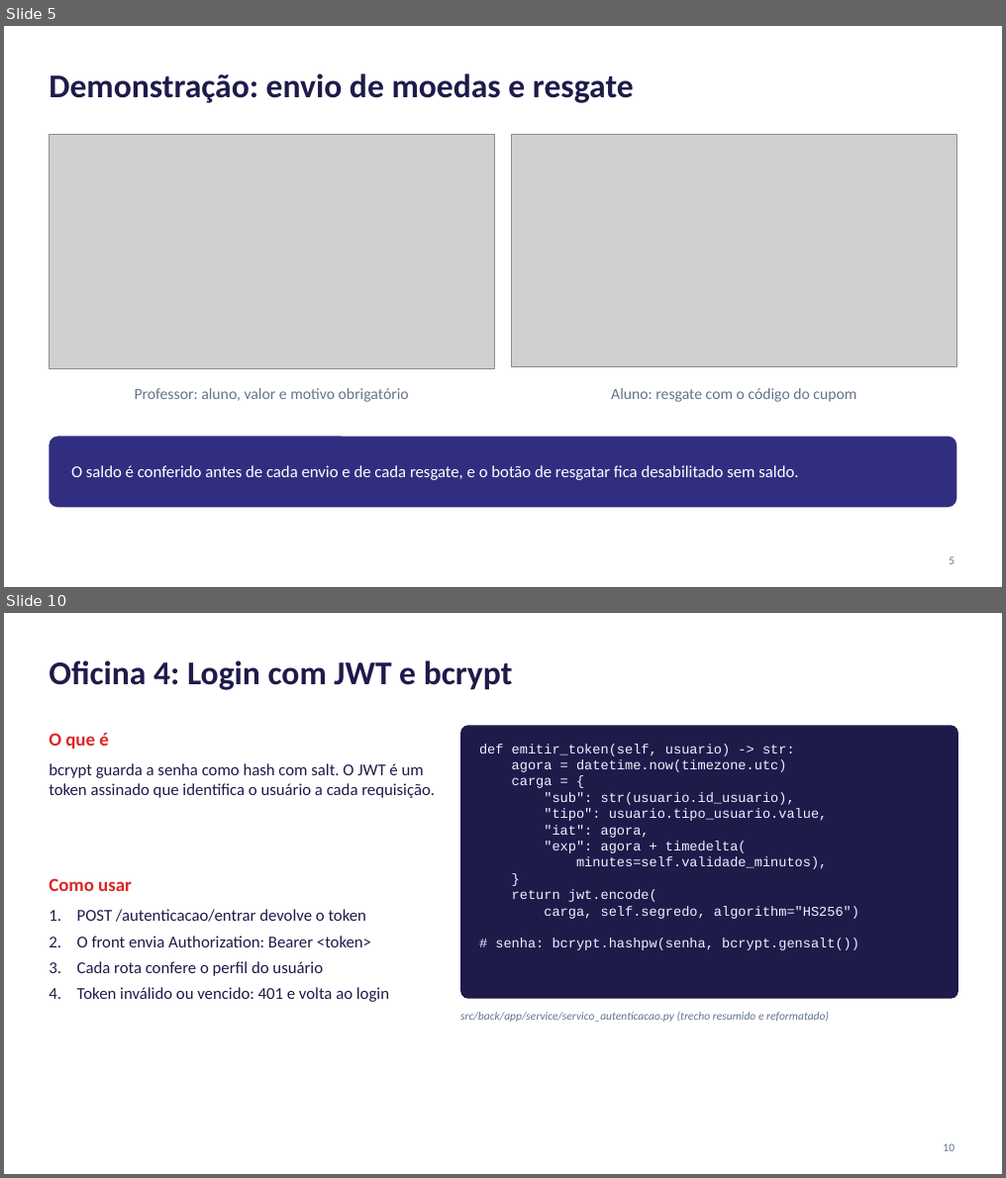
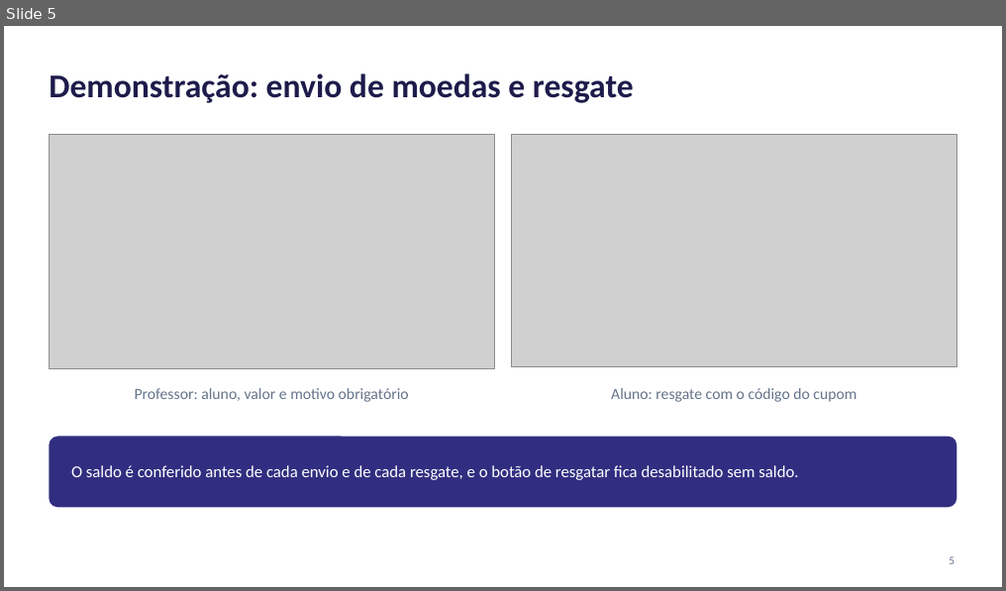
Before and after one commit to lucaslmchaves/sistema-moeda-estudantil, a slide deck: docs/apresentacao/Lab03S03-Apresentacao.pptx. Shown one above the other, each under a label of ours: slides 5 and 10 before the commit, slide 5 after it; the slides between them are not shown. The pictures are 1006x1178 and 1006x591 pixels, drawn with LibreOffice and Linux fonts; fonts in the diff are those of the drawing; grey boxes stand for pictures. Boxes give left, top, right and bottom in pixels: in the first picture for what was removed or moved away, otherwise in the second. Text is boxed around its words. In the diff, an @@ line names an element or a change of style, - is before the commit and + after.

Commit message:
docs: refaz os slides com a oficina das tecnologias por camada do MVC

```diff
--- a/docs/apresentacao/Lab03S03-Apresentacao.pptx
+++ b/docs/apresentacao/Lab03S03-Apresentacao.pptx
@@ slide 10 removed at [4,613,1002,1174], background #FFFFFF @@
@@ title removed at [49,661,513,690] @@
-Oficina 4: Login com JWT e bcrypt
@@ rounded rectangle removed at [460,725,958,998] @@
@@ text removed at [49,733,109,749] @@
-O que é
@@ text removed at [479,744,859,951] @@
-def emitir_token(self, usuario) -> str:
-agora = datetime.now(timezone.utc)
-carga = {
-"sub": str(usuario.id_usuario),
-"tipo": usuario.tipo_usuario.value,
-"iat": agora,
-"exp": agora + timedelta(
-minutes=self.validade_minutos),
-}
-return jwt.encode(
-carga, self.segredo, algorithm="HS256")
-# senha: bcrypt.hashpw(senha, bcrypt.gensalt())
@@ text removed at [49,763,435,798] @@
-bcrypt guarda a senha como hash com salt. O JWT é um token assinado que identifica o usuário a cada requisição.
@@ text removed at [49,878,132,891] @@
-Como usar
@@ text removed at [77,909,389,1002] @@
-1. POST /autenticacao/entrar devolve o token
-2. O front envia Authorization: Bearer <token>
-3. Cada rota confere o perfil do usuário
-4. Token inválido ou vencido: 401 e volta ao login
@@ text removed at [460,1012,829,1022] @@
-src/back/app/service/servico_autenticacao.py (trecho resumido e reformatado)
@@ page number removed at [943,1144,954,1152] @@
-10
```
Also in this commit, not shown: 3 slides changed, 9 slides added, 5 other slides removed, 1 other file.
